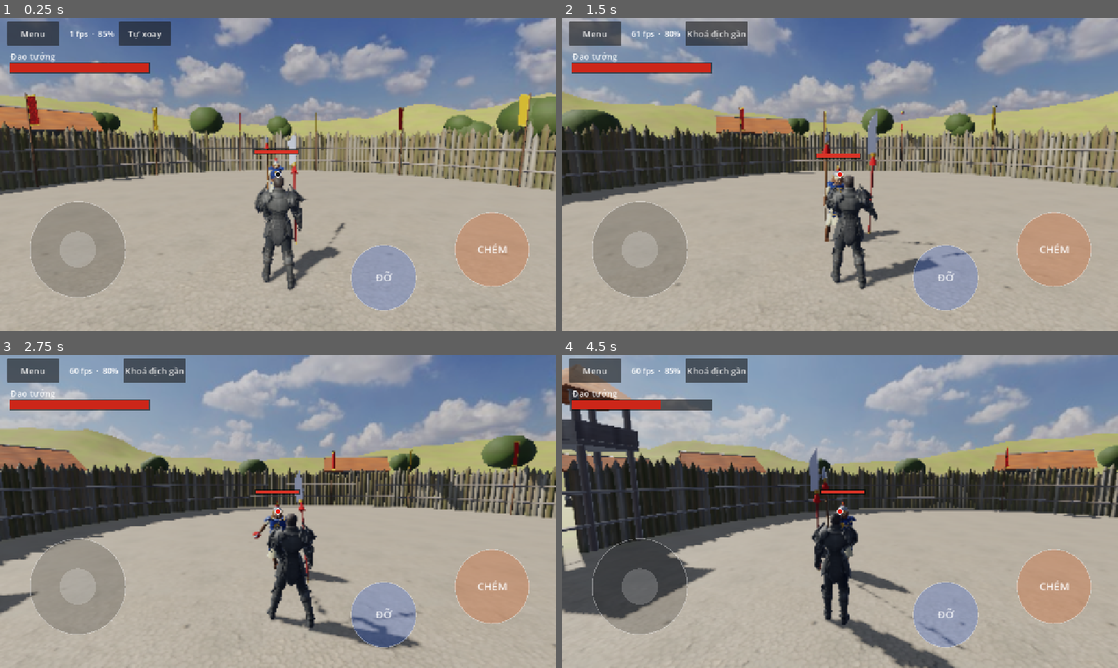
Above: before the commit, frames 1-4 (two rows, left to right).
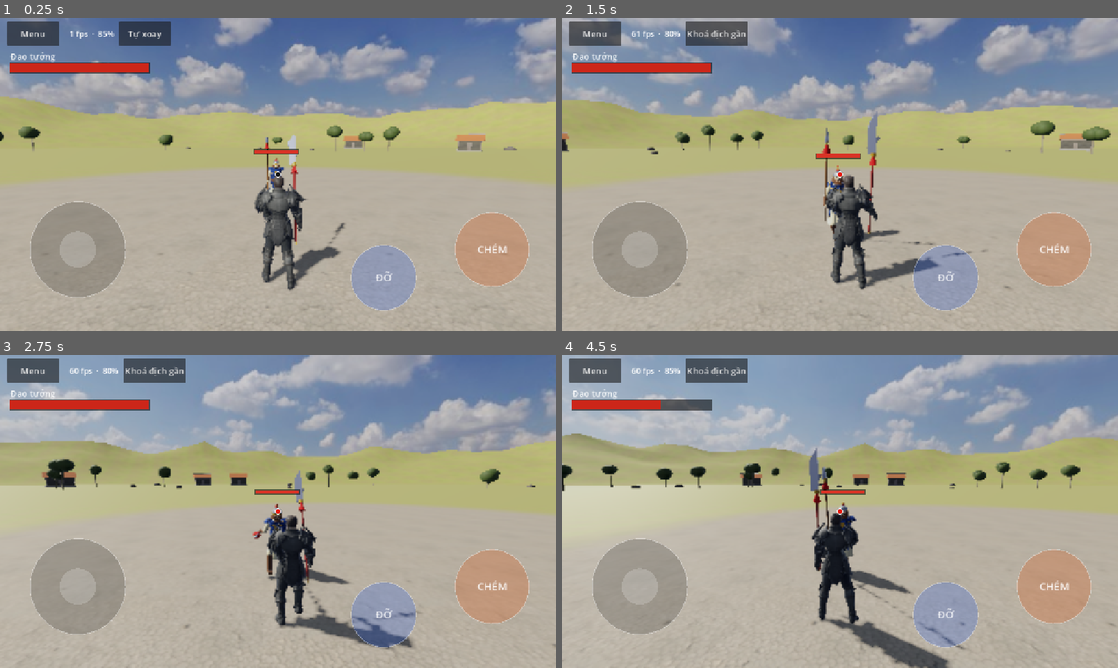
Above: after the commit, the same moments.

Repository: quanace11/MountBladeMobile
Game: Godot game, scene res://scenes/match.tscn
The game is run twice, just before and just after one commit, with the same random seed, the same clock (stepped at 60 frames per second) and the same inputs. This scene is started directly instead of the project's main scene.
Inputs (mouse positions are in pixels of both pictures, inside the frame that each line leads up to):
- Up to frame 1 (0.25 s): no input
- Up to frame 2 (1.5 s): click "Tự xoay" at 0.5 s; move the mouse to (962, 158) at 1.27 s; hold Right from 1.28 s (still down); tap I at 1.35 s; click (962, 158) at 1.42 s
- Up to frame 3 (2.75 s): tap Space at 1.52 s; release Right at 2 s; drag from (166, 527) to (250, 574) at 2.02 s
- Up to frame 4 (4.5 s): move the mouse to (895, 442) at 2.77 s; hold Right 2.78-3.5 s; tap J at 2.85 s; drag from (812, 574) to (673, 464) at 3.52 s; move the mouse to (1006, 558) at 4.27 s; hold Left from 4.28 s (still down); hold Q from 4.28 s (still down)

The runs differ from the first frame. In frame 1, 19% of the frame differs, in the area x 0-100%, y 23-57%; in frame 2, 18%; in frame 3, 22%; in frame 4, 29%, in the area x 0-100%, y 3-100%.

Commit message:
Bãi đấu không rào, rộng hơn; dáng đi chạy giống người
- Bỏ hàng rào cọc, chòi canh, cờ quanh đấu trường. Bãi rộng bán kính 60 m
  (giới hạn vô hình), nhà, cây, đá rải xa hơn và nhiều hơn, đồi ở chân trời.
- Bước chân mới: chân chạm đất đứng yên trên đất (không trượt), chân nhấc
  vung lên trước theo vòng cung; đặt gót, nhón mũi. Đi bộ bước ngắn, chạm đất
  lâu; chạy bước dài, người đổ về trước, gối chùng, hông nhún theo nhịp.

Co-Authored-By: Claude Opus 5.5 <noreply@anthropic.com>
Claude-Session: https://claude.ai/code/session_01QffKCiTfakvzQeGmkV1Yqv

Diff:
--- a/config/game_config.tres
+++ b/config/game_config.tres
@@ -7,7 +7,7 @@
 script = ExtResource("1_g")
 tick_rate = 30
 max_attackers_at_once = 2
-arena_radius = 14.0
+arena_radius = 60.0
 spawn_distance = 6.0
 auto_face_range = 12.0
 rng_seed = 0
--- a/config/visual/arena.tres
+++ b/config/visual/arena.tres
@@ -16,26 +16,20 @@
 grass_tint = Color(0.85, 0.95, 0.75, 1)
 dirt_scale = 0.4
 grass_scale = 0.5
-ground_size = 260.0
+ground_size = 480.0
+dirt_radius = 16.0
 bark_texture = "res://assets/textures/bark_brown_02"
-palisade_gap = 1.2
-log_radius = 0.17
-log_height_min = 2.6
-log_height_max = 3.2
-gate_angle_deg = 90.0
-gate_width = 3.0
 wood_texture = "res://assets/textures/medieval_wood"
 roof_texture = "res://assets/textures/clay_roof_tiles_02"
 wall_texture = "res://assets/textures/plastered_stone_wall"
 stone_texture = "res://assets/textures/japanese_stone_wall"
 rock_texture = "res://assets/textures/rock_wall_08"
-house_count = 6
-tree_count = 24
-rock_count = 14
-banner_count = 6
-scenery_radius_min = 24.0
-scenery_radius_max = 48.0
-hill_radius_inner = 60.0
-hill_radius_outer = 140.0
-hill_height = 28.0
+house_count = 10
+tree_count = 60
+rock_count = 30
+scenery_radius_min = 66.0
+scenery_radius_max = 120.0
+hill_radius_inner = 150.0
+hill_radius_outer = 230.0
+hill_height = 40.0
 seed = 7
--- a/src/data/arena_def.gd
+++ b/src/data/arena_def.gd
@@ -19,15 +19,9 @@
 @export var grass_scale: float = 0.5
 @export var ground_size: float = 260.0
 
-@export_group("Hàng rào cọc")
+## Bán kính khoảng đất trống giữa bãi (mét); ra ngoài là cỏ.
+@export var dirt_radius: float = 16.0
 @export var bark_texture: String = ""
-@export var palisade_gap: float = 1.2
-@export var log_radius: float = 0.17
-@export var log_height_min: float = 2.6
-@export var log_height_max: float = 3.2
-## Cổng: góc (độ) và độ rộng (mét).
-@export var gate_angle_deg: float = 90.0
-@export var gate_width: float = 3.0
 
 @export_group("Cảnh vật")
 @export var wood_texture: String = ""
@@ -38,7 +32,6 @@
 @export var house_count: int = 6
 @export var tree_count: int = 24
 @export var rock_count: int = 14
-@export var banner_count: int = 6
 @export var scenery_radius_min: float = 24.0
 @export var scenery_radius_max: float = 48.0
 @export var hill_radius_inner: float = 60.0
--- a/src/data/game_config.gd
+++ b/src/data/game_config.gd
@@ -6,7 +6,8 @@
 @export var tick_rate: int = 30
 ## Số bot được tấn công cùng lúc khi 1 vs nhiều.
 @export var max_attackers_at_once: int = 1
-@export var arena_radius: float = 14.0
+## Bãi đấu không có rào: chỉ là giới hạn vô hình cho khỏi chạy ra khỏi mặt đất (mét).
+@export var arena_radius: float = 60.0
 ## Khoảng cách xuất phát giữa người chơi và địch.
 @export var spawn_distance: float = 6.0
 ## Khoảng nhìn để tự quay mặt về phía địch gần nhất (bot, và người chơi khi bật khoá mục tiêu).
--- a/src/data/pose_set.gd
+++ b/src/data/pose_set.gd
@@ -50,9 +50,24 @@
 @export var shield_block_pos := Vector3(-0.12, 1.38, -0.45)
 ## Tay trái cầm cán vũ khí hai tay: cách tay phải bao xa dọc cán (mét).
 @export var two_hand_grip: float = 0.4
-## Độ dài một sải chân (mét) và độ nhấc chân khi chạy.
-@export var stride_length: float = 1.2
-@export var foot_lift: float = 0.12
+## Bước chân như người: chân chạm đất thì đứng yên trên đất (lùi lại đúng bằng tốc độ thân), chân nhấc
+## thì vung lên phía trước theo vòng cung. Bàn chân đặt gót trước, nhón mũi khi rời đất.
+## Đi bộ: chân chạm đất lâu (walk_duty phần chu kỳ), bước ngắn. Chạy: chạm đất ngắn, có lúc cả hai chân
+## rời đất, bước dài, người đổ về trước, gối chùng hơn.
+## Chân xa nhất trước/sau hông khi đi và khi chạy (mét).
+@export var walk_foot_reach: float = 0.36
+@export var run_foot_reach: float = 0.5
+@export var walk_duty: float = 0.62
+@export var run_duty: float = 0.38
+## Tốc độ (m/s) coi là đi bộ hẳn và chạy hẳn; ở giữa thì pha trộn.
+@export var walk_speed: float = 1.5
+@export var run_speed: float = 4.0
+## Độ nhấc chân khi đi và khi chạy (mét).
+@export var foot_lift: float = 0.1
+@export var run_foot_lift: float = 0.2
+## Người đổ về trước khi chạy hết tốc (độ), hông hạ thấp khi chạy (mét).
+@export var run_lean_deg: float = 9.0
+@export var run_crouch: float = 0.05
 ## Thời gian ngã khi chết (giây).
 @export var death_fall_time: float = 0.6
 
--- a/src/view/arena_builder.gd
+++ b/src/view/arena_builder.gd
@@ -1,11 +1,10 @@
 class_name ArenaBuilder
 extends RefCounted
-## Dựng đấu trường: bầu trời thật, nền đất pha cỏ, hàng rào cọc gỗ có cổng và chòi canh,
-## nhà ngói, cây, đá, cờ, đồi núi xa. Vật lặp lại (cọc, cây, đá) vẽ bằng MultiMesh để ít lệnh vẽ.
+## Dựng bãi đấu: bầu trời thật, nền đất pha cỏ, không rào chắn; nhà ngói, cây, đá rải xa
+## ngoài vùng đánh nhau, đồi núi ở chân trời. Vật lặp lại (cọc, cây, đá) vẽ bằng MultiMesh để ít lệnh vẽ.
 
 const GROUND_SHADER := "res://assets/shaders/ground.gdshader"
 const TERRAIN_SHADER := "res://assets/shaders/terrain.gdshader"
-const BANNER_SHADER := "res://assets/shaders/banner.gdshader"
 
 
 static func build(parent: Node3D, cfg: GameConfig, q: QualityPreset, a: ArenaDef) -> DirectionalLight3D:
@@ -13,10 +12,7 @@
 	rng.seed = a.seed
 	var sun := _environment(parent, a, q)
 	_ground(parent, cfg, a)
-	var gate := _palisade(parent, cfg, a, rng)
-	_gate_towers(parent, cfg, gate, a)
-	_banners(parent, cfg, a, gate)
-	var spots := _scatter_spots(a, q, rng, gate)
+	var spots := _scatter_spots(a, q, rng)
 	_houses(parent, a, spots["houses"], rng)
 	_trees(parent, a, spots["trees"], rng)
 	_rocks(parent, a, spots["rocks"], rng)
@@ -65,7 +61,7 @@
 		"grass_albedo": load(a.grass_texture + "_diff.jpg"),
 		"grass_normal": load(a.grass_texture + "_nor.jpg"),
 		"grass_rough": load(a.grass_texture + "_rough.jpg"),
-		"arena_radius": cfg.arena_radius + a.palisade_gap,
+		"arena_radius": a.dirt_radius,
 		"dirt_scale": a.dirt_scale,
 		"grass_scale": a.grass_scale,
 		"grass_tint": a.grass_tint,
@@ -86,111 +82,8 @@
 	return mmi
 
 
-## Hàng rào cọc gỗ nhọn đầu quanh đấu trường, chừa một cổng. Trả về góc cổng (radian).
-static func _palisade(parent: Node3D, cfg: GameConfig, a: ArenaDef, rng: RandomNumberGenerator) -> float:
-	var r := cfg.arena_radius + a.palisade_gap
-	var gate := deg_to_rad(a.gate_angle_deg)
-	var gate_half := a.gate_width * 0.5 / r
-	var count := int(TAU * r / (a.log_radius * 1.9))
-	var bark := Mats.pbr(a.bark_texture, 1.0)
-	var logs := []
-	var tips := []
-	for i in count:
-		var ang := TAU * i / count
-		if absf(wrapf(ang - gate, -PI, PI)) < gate_half:
-			continue
-		var h := rng.randf_range(a.log_height_min, a.log_height_max)
-		var basis := Basis(Vector3.UP, rng.randf() * TAU).rotated(Vector3(cos(ang), 0, sin(ang)).cross(Vector3.UP), rng.randf_range(-0.03, 0.03))
-		var pos := Vector3(cos(ang) * r, 0, sin(ang) * r)
-		logs.append(Transform3D(basis.scaled(Vector3(1, h, 1)), pos + Vector3(0, h * 0.5, 0)))
-		tips.append(Transform3D(basis, pos + basis.y * h + Vector3(0, 0.18, 0)))
-	var log_mesh := FighterView.cyl(a.log_radius, a.log_radius * 1.05, 1.0, 7)
-	log_mesh.material = bark
-	_multimesh(parent, log_mesh, logs)
-	var tip_mesh := FighterView.cyl(0.0, a.log_radius, 0.36, 7)
-	tip_mesh.material = bark
-	_multimesh(parent, tip_mesh, tips)
-	# Hai thanh ngang buộc cọc, nhìn từ trong đấu trường.
-	var wood := Mats.pbr(a.wood_texture, 1.0)
-	for y in [0.9, 2.0]:
-		var ring := TorusMesh.new()
-		ring.inner_radius = r - a.log_radius - 0.12
-		ring.outer_radius = r - a.log_radius
-		ring.rings = 64
-		ring.ring_segments = 4
-		ring.material = wood
-		var mi := MeshInstance3D.new()
-		mi.mesh = ring
-		mi.position.y = y
-		parent.add_child(mi)
-	return gate
-
-
-## Hai chòi canh hai bên cổng: bốn cột, sàn, lan can, mái ngói.
-static func _gate_towers(parent: Node3D, cfg: GameConfig, gate: float, a: ArenaDef) -> void:
-	var wood := Mats.pbr(a.wood_texture, 1.0)
-	var roof := Mats.pbr(a.roof_texture, 1.5)
-	for side in [-1.0, 1.0]:
-		var r := cfg.arena_radius + a.palisade_gap
-		var ang: float = gate + side * (a.gate_width * 0.5 + 1.1) / r
-		var tower := Node3D.new()
-		tower.position = Vector3(cos(ang) * (r + 0.6), 0, sin(ang) * (r + 0.6))
-		tower.rotation.y = -ang + PI * 0.5
-		parent.add_child(tower)
-		for cx in [-0.8, 0.8]:
-			for cz in [-0.8, 0.8]:
-				var post := MeshInstance3D.new()
-				post.mesh = FighterView.cyl(0.11, 0.13, 5.2, 6)
-				post.material_override = wood
-				post.position = Vector3(cx, 2.6, cz)
-				tower.add_child(post)
-		var floor := MeshInstance3D.new()
-		floor.mesh = FighterView.box(Vector3(2.0, 0.15, 2.0))
-		floor.material_override = wood
-		floor.position.y = 3.6
-		tower.add_child(floor)
-		for k in 4:
-			var rail := MeshInstance3D.new()
-			rail.mesh = FighterView.box(Vector3(2.0, 0.6, 0.08))
-			rail.material_override = wood
-			rail.position = Vector3(0, 4.0, 0).rotated(Vector3.UP, k * PI * 0.5) + Vector3(0, 0, 0.96).rotated(Vector3.UP, k * PI * 0.5)
-			rail.rotation.y = k * PI * 0.5
-			tower.add_child(rail)
-		var cap := MeshInstance3D.new()
-		var pyramid := FighterView.cyl(0.0, 1.75, 1.2, 4)
-		cap.mesh = pyramid
-		cap.material_override = roof
-		cap.position.y = 5.8
-		cap.rotation.y = PI * 0.25
-		tower.add_child(cap)
-
-
-static func _banners(parent: Node3D, cfg: GameConfig, a: ArenaDef, gate: float) -> void:
-	var r := cfg.arena_radius + a.palisade_gap - 0.5
-	var wood := Mats.color(Color(0.3, 0.2, 0.12), 0.8)
-	var colors := [Color(0.7, 0.08, 0.05), Color(0.85, 0.65, 0.12)]
-	for i in a.banner_count:
-		var ang := gate + PI + (i - (a.banner_count - 1) * 0.5) * 0.45
-		var base := Vector3(cos(ang) * r, 0, sin(ang) * r)
-		var pole := MeshInstance3D.new()
-		pole.mesh = FighterView.cyl(0.04, 0.05, 5.0, 6)
-		pole.material_override = wood
-		pole.position = base + Vector3(0, 2.5, 0)
-		parent.add_child(pole)
-		var flag := MeshInstance3D.new()
-		var quad := QuadMesh.new()
-		quad.size = Vector2(1.0, 1.6)
-		quad.subdivide_width = 6
-		flag.mesh = quad
-		flag.material_override = Mats.shader(BANNER_SHADER, {"color": colors[i % 2]})
-		flag.position = base + Vector3(0, 4.1, 0)
-		flag.rotation.y = -ang
-		flag.translate_object_local(Vector3(-0.5, 0, 0))
-		parent.add_child(flag)
-
-
-## Chọn chỗ đặt nhà, cây, đá ngoài hàng rào, tránh trước cổng và tránh chồng lên nhau.
-static func _scatter_spots(a: ArenaDef, q: QualityPreset, rng: RandomNumberGenerator, gate: float) -> Dictionary:
+## Chọn chỗ đặt nhà, cây, đá ngoài vùng đánh nhau, tránh chồng lên nhau.
+static func _scatter_spots(a: ArenaDef, q: QualityPreset, rng: RandomNumberGenerator) -> Dictionary:
 	var taken: Array = []
 	var out := {"houses": [], "trees": [], "rocks": []}
 	var plan := [["houses", roundi(a.house_count * q.scenery_density), 6.5], ["trees", roundi(a.tree_count * q.scenery_density), 2.5], ["rocks", roundi(a.rock_count * q.scenery_density), 1.5]]
@@ -200,8 +93,6 @@
 		while placed < p[1] and tries < 400:
 			tries += 1
 			var ang := rng.randf() * TAU
-			if absf(wrapf(ang - gate, -PI, PI)) < 0.35:
-				continue
 			var rad := rng.randf_range(a.scenery_radius_min, a.scenery_radius_max)
 			var pos := Vector2(cos(ang), sin(ang)) * rad
 			var ok := true
--- a/src/view/camera_rig.gd
+++ b/src/view/camera_rig.gd
@@ -25,7 +25,7 @@
 	camera = Camera3D.new()
 	camera.fov = config.camera_fov
 	camera.near = 0.1
-	camera.far = 120.0
+	camera.far = 320.0
 	add_child(camera)
 	camera.make_current()
 	yaw = target.rotation.y
--- a/src/view/fighter_view.gd
+++ b/src/view/fighter_view.gd
@@ -57,6 +57,8 @@
 var _rig_ankle_offset := 0.0
 var _gait := 0.0
 var _gait_amount := 0.0
+## 0 = đi bộ, 1 = chạy hẳn.
+var _run := 0.0
 var _local_vel := Vector2.ZERO
 var _death_t := 0.0
 var _twist := 0.0
@@ -448,29 +450,74 @@
 	var fwd := Vector2(-sin(rotation.y), -cos(rotation.y))
 	_local_vel = _local_vel.lerp(Vector2(cur.velocity.dot(right), -cur.velocity.dot(fwd)), 1.0 - exp(-10.0 * delta))
 	var spd := _local_vel.length()
-	_gait += spd / maxf(0.1, poses.stride_length) * TAU * delta
-	_gait_amount = lerpf(_gait_amount, clampf(spd / maxf(0.1, def.move_speed), 0.0, 1.0), 1.0 - exp(-8.0 * delta))
-	_pelvis.position.y = HIP_HEIGHT - absf(sin(_gait)) * 0.035 * _gait_amount - 0.03
-	_pelvis.rotation.y = sin(_gait) * 0.12 * _gait_amount
+	var k := 1.0 - exp(-8.0 * delta)
+	_run = lerpf(_run, clampf(inverse_lerp(poses.walk_speed, poses.run_speed, spd), 0.0, 1.0), k)
+	_gait_amount = lerpf(_gait_amount, clampf(spd / 0.8, 0.0, 1.0), k)
+	# Một chu kỳ thân đi được một sải = hai bước. Chân chạm đất đi lùi 2*reach trong duty phần chu kỳ,
+	# nên sải = 2*reach/duty thì bàn chân không trượt trên đất.
+	var stride := 2.0 * _foot_reach() / _duty()
+	_gait = fmod(_gait + spd / stride * TAU * delta, TAU * 64.0)
+	# Hông thấp nhất lúc chân vừa tiếp đất (hai lần mỗi chu kỳ), cao nhất lúc chân kia vung qua.
+	var bob := lerpf(0.025, 0.045, _run) * (0.5 + 0.5 * cos(2.0 * _gait - PI * _duty())) * _gait_amount
+	_pelvis.position.y = HIP_HEIGHT - 0.03 - poses.run_crouch * _run * _gait_amount - bob
+	# Chạy thì người đổ về trước.
+	_chest.rotation.x = _lean - deg_to_rad(poses.run_lean_deg) * _run * _gait_amount * _forwardness()
 	if _cape_mat:
 		_cape_mat.set_shader_parameter("sway", clampf(-_local_vel.y * 0.07, -0.1, 0.4))
 
 
+func _foot_reach() -> float:
+	return lerpf(poses.walk_foot_reach, poses.run_foot_reach, _run)
+
+
+func _duty() -> float:
+	return lerpf(poses.walk_duty, poses.run_duty, _run)
+
+
+## 1 khi chạy thẳng tới, 0 khi đi ngang hay đi lùi.
+func _forwardness() -> float:
+	return clampf(-_local_vel.y / maxf(0.1, _local_vel.length()), 0.0, 1.0)
+
+
+## Một bàn chân tại pha u (0..1): [dọc hướng đi -1..1, độ nhấc 0..1, góc gập bàn chân (radian, dương = mũi nhấc lên)].
+## Pha 0 là lúc gót vừa chạm đất ở phía trước.
+func _foot_cycle(u: float) -> Array:
+	var duty := _duty()
+	if u < duty:
+		var s := u / duty
+		# Đặt gót, hạ cả bàn, rồi nhón mũi đẩy đi.
+		var pitch := 0.3 * (1.0 - smoothstep(0.0, 0.2, s)) - 0.55 * smoothstep(0.65, 1.0, s)
+		return [lerpf(1.0, -1.0, s), 0.0, pitch]
+	var t := (u - duty) / (1.0 - duty)
+	var e := t * t * (3.0 - 2.0 * t)
+	# Vung chân: mũi chúc xuống lúc rời đất, nhấc lên chuẩn bị đặt gót.
+	return [lerpf(-1.0, 1.0, e), sin(PI * minf(1.0, t * 1.15)), lerpf(-0.55, 0.3, smoothstep(0.3, 0.95, t))]
+
+
 func _update_limbs() -> void:
+	var move_dir := Vector3(_local_vel.x, 0, _local_vel.y)
+	move_dir = move_dir.normalized() if move_dir.length() > 0.05 else Vector3(0, 0, -1)
+	var reach := _foot_reach() * _gait_amount
+	var lift := lerpf(poses.foot_lift, poses.run_foot_lift, _run) * _gait_amount
+
+	var cycle := {}
+	for side in [-1, 1]:
+		cycle[side] = _foot_cycle(fposmod((_gait + (PI if side == 1 else 0.0)) / TAU, 1.0))
+	# Hông xoay theo chân: chân nào đang ở trước thì hông bên đó đưa ra trước.
+	_pelvis.rotation.y = -((cycle[-1][0] as float) - (cycle[1][0] as float)) * 0.06 * _gait_amount * _forwardness()
 	var pelvis := _pelvis.transform
 	var chest := pelvis * _chest.transform
-	var move_dir := Vector3(_local_vel.x, 0, _local_vel.y)
-	move_dir = move_dir.normalized() if move_dir.length() > 0.05 else Vector3(0, 0, -1)
-	var half := poses.stride_length * 0.5 * _gait_amount
 
 	var feet := {}
 	var knee_poles := {}
+	var foot_pitch := {}
 	for side in [-1, 1]:
-		var phase := _gait + (PI if side == 1 else 0.0)
+		var c: Array = cycle[side]
 		# Thế đứng thủ: chân trái trước, chân phải sau.
-		var stance := Vector3(0.13 * side, ANKLE_HEIGHT, 0.1 * side)
-		var foot := stance + move_dir * sin(phase) * half
-		foot.y += maxf(0.0, cos(phase)) * poses.foot_lift * _gait_amount
+		var stance := Vector3(0.13 * side, ANKLE_HEIGHT, 0.1 * side * (1.0 - _gait_amount))
+		var foot := stance + move_dir * (c[0] as float) * reach
+		foot.y += (c[1] as float) * lift
+		foot_pitch[side] = (c[2] as float) * _gait_amount
 		var hip := pelvis * Vector3(HIP_JOINT.x * side, HIP_JOINT.y, HIP_JOINT.z)
 		feet[side] = foot + Vector3(0, _rig_ankle_offset, 0)
 		knee_poles[side] = Vector3(0.3 * side, 0, -1)
@@ -478,7 +525,7 @@
 		_segment(_thigh[side], hip, knee)
 		_segment(_shin[side], knee, foot)
 		(_foot[side] as MeshInstance3D).position = foot + Vector3(0, -0.03, -0.06)
-		(_foot[side] as MeshInstance3D).rotation = Vector3(0, _pelvis.rotation.y * 0.5, 0)
+		(_foot[side] as MeshInstance3D).rotation = Vector3(foot_pitch[side], _pelvis.rotation.y * 0.5, 0)
 
 	# Tay phải luôn nắm vũ khí.
 	var r_sh := chest * Vector3(SHOULDER.x, SHOULDER.y, SHOULDER.z)
@@ -497,8 +544,8 @@
 		_shield.rotation = Vector3(0.1, _twist * 0.5, 0.0)
 
 	if _rig:
-		_rig.pose(HIP_HEIGHT - _pelvis.position.y, _pelvis.rotation.y, Vector3(_lean, _twist, 0.0), Vector3(-_lean * 0.5, -_twist * 0.6, 0.0),
-			{1: _hand.position, -1: l_hand}, {1: Vector3(0.4, -0.6, 0.5), -1: Vector3(-0.4, -0.6, 0.5)}, feet, knee_poles)
+		_rig.pose(HIP_HEIGHT - _pelvis.position.y, _pelvis.rotation.y, Vector3(_chest.rotation.x, _twist, 0.0), Vector3(-_lean * 0.5, -_twist * 0.6, 0.0),
+			{1: _hand.position, -1: l_hand}, {1: Vector3(0.4, -0.6, 0.5), -1: Vector3(-0.4, -0.6, 0.5)}, feet, knee_poles, foot_pitch)
 
 
 ## Đặt cánh tay theo IK; trả về vị trí bàn tay thực tế.
--- a/src/view/skinned_rig.gd
+++ b/src/view/skinned_rig.gd
@@ -52,8 +52,9 @@
 ## chest: (ngả, xoay) của thân trên; head: góc đầu bù lại.
 ## hands/feet: side -> vị trí cổ tay/cổ chân mong muốn, hoặc null để giữ nguyên.
 ## poles: side -> hướng khuỷu tay/đầu gối nên chĩa về (toạ độ thân).
+## foot_pitch: side -> góc gập bàn chân (radian, dương = mũi nhấc lên).
 func pose(pelvis_drop: float, pelvis_yaw: float, chest: Vector3, head: Vector3,
-		hands: Dictionary, hand_poles: Dictionary, feet: Dictionary, knee_poles: Dictionary) -> void:
+		hands: Dictionary, hand_poles: Dictionary, feet: Dictionary, knee_poles: Dictionary, foot_pitch: Dictionary = {}) -> void:
 	skel.reset_bone_poses()
 	var yaw := Basis(Vector3.UP, pelvis_yaw)
 	skel.set_bone_pose_position(_pelvis, skel.get_bone_pose_position(_pelvis) + _parent_basis(_pelvis).inverse() * (to_skel.basis * Vector3(0, -pelvis_drop, 0)))
@@ -70,6 +71,8 @@
 	for side in feet:
 		if feet[side] != null:
 			_limb(_leg[side], to_skel * (feet[side] as Vector3), to_skel.basis * (knee_poles[side] as Vector3), true)
+			# Gập bàn chân: đặt gót, nhón mũi.
+			_rotate_global(_leg[side][2], _body_rot(Basis(Vector3.RIGHT, foot_pitch.get(side, 0.0))))
 
 
 ## Vị trí một xương theo toạ độ thân (dùng để biết vai, hông đang ở đâu).
Not shown, changed: README.md
